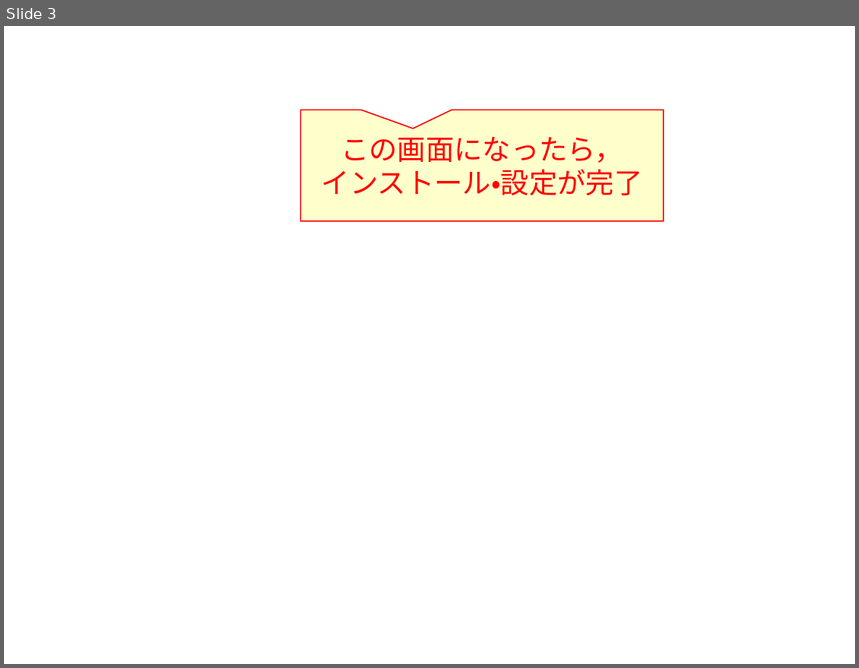
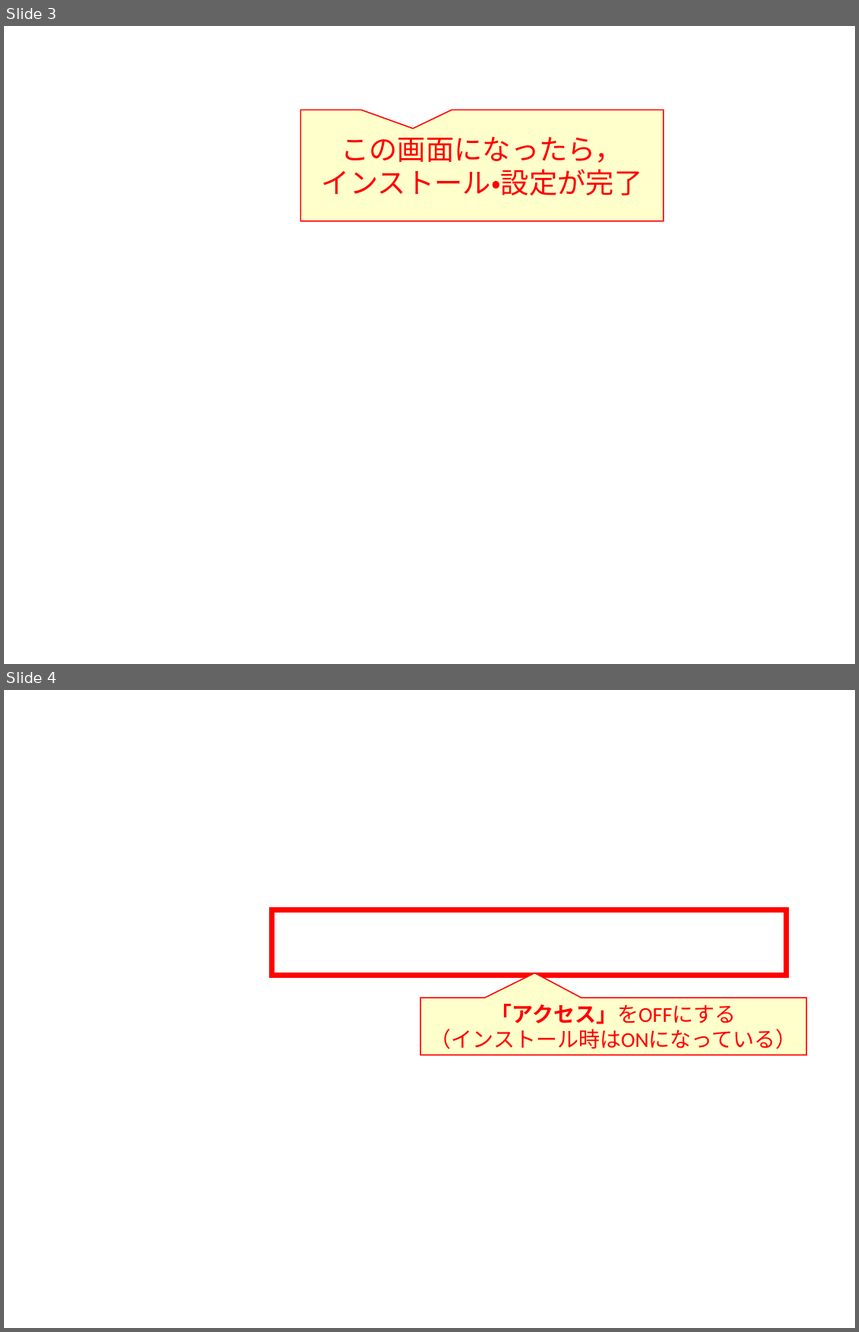
Before and after one commit to oecu-kozaki-lab/Codex-Java-Tutorial, a slide deck: images/figs.pptx. Shown one above the other, each under a label of ours: slide 3 before the commit, slides 3 and 4 after it. The pictures are 859x668 and 859x1332 pixels, drawn with LibreOffice and Linux fonts; fonts in the diff are those of the drawing; background and template pictures are left out. Boxes give left, top, right and bottom in pixels: in the first picture for what was removed or moved away, otherwise in the second. Text is boxed around its words. In the diff, an @@ line names an element or a change of style, - is before the commit and + after.

```diff
--- a/images/figs.pptx
+++ b/images/figs.pptx
@@ slide 4 added at (4, 690, 855, 1328), background picture (left out) @@
@@ rectangle added at (272, 910, 786, 976), outline #FF0000 4.5 pt @@
@@ speech box added at (420, 998, 807, 1055), fill #FFFFCC, outline #FF0000 1 pt, 18 pt, text #FF0000 @@
+「アクセス」をOFFにする
+（インストール時はONになっている）
```
Also in this commit, not shown: 2 other files.
